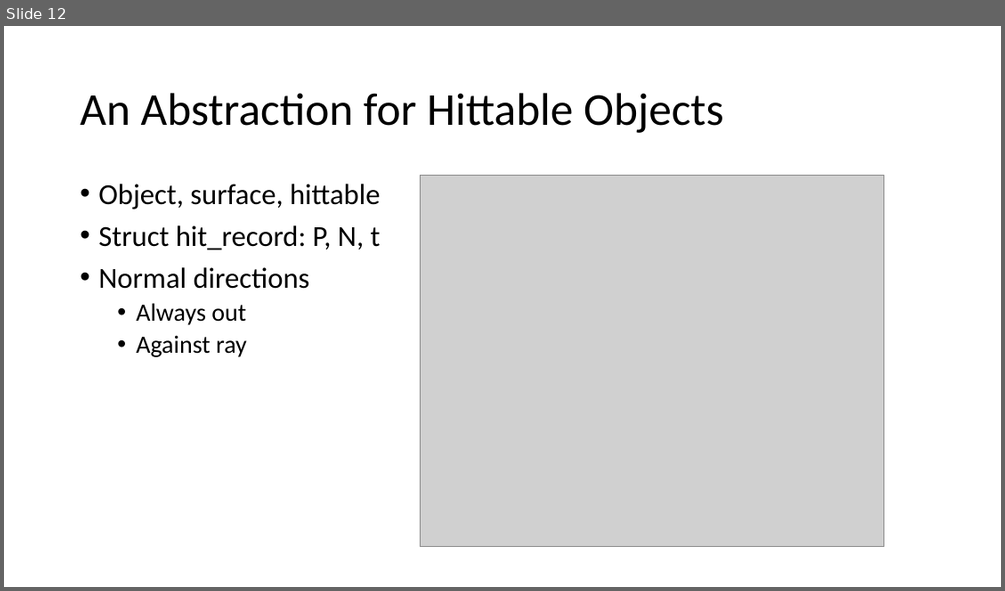
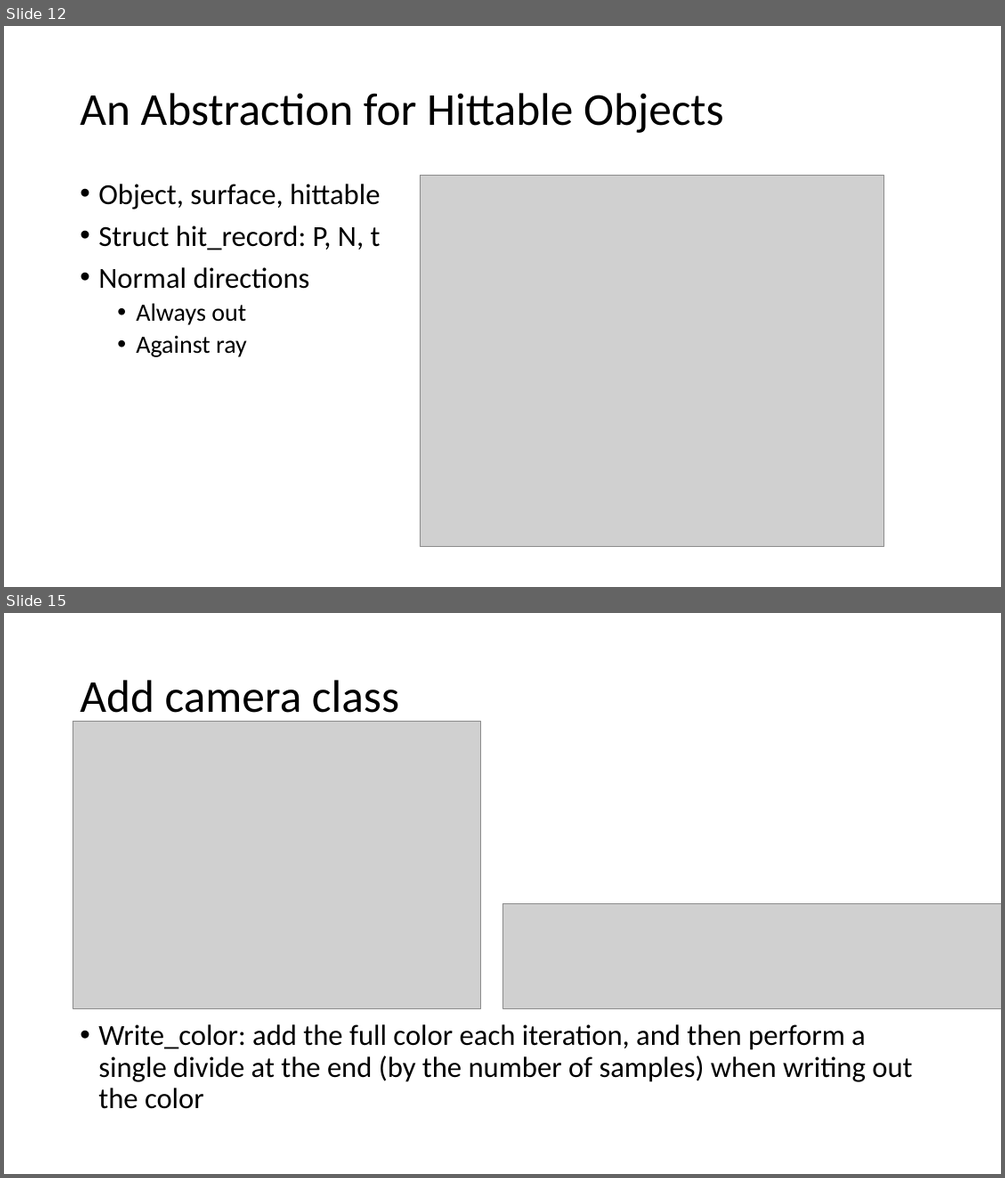
Before and after one commit to yxshi610/RayTracing, a slide deck: RayTracing.pptx. Shown one above the other, each under a label of ours: slide 12 before the commit, slides 12 and 15 after it; the slides between them are not shown. The pictures are 1005x591 and 1005x1178 pixels, drawn with LibreOffice and Linux fonts; fonts in the diff are those of the drawing; grey boxes stand for pictures. Boxes give left, top, right and bottom in pixels: in the first picture for what was removed or moved away, otherwise in the second. Text is boxed around its words. In the diff, an @@ line names an element or a change of style, - is before the commit and + after.

```diff
--- a/RayTracing.pptx
+++ b/RayTracing.pptx
@@ slide 15 added at <box>4,613,1001,1174</box>, background #FFFFFF @@
@@ title added at <box>80,680,399,722</box>, 44 pt, text #000000 @@
+Add camera class
@@ picture added at <box>73,721,481,1008</box> @@
@@ picture added at <box>502,903,1001,1008</box> @@
@@ text added at <box>98,1024,912,1109</box>, 28 pt, text #000000 @@
+• Write_color: add the full color each iteration, and then perform a single divide at the end (by the number of samples) when writing out the color
```
Also in this commit, not shown: 9 other slides added, 21 other files.
